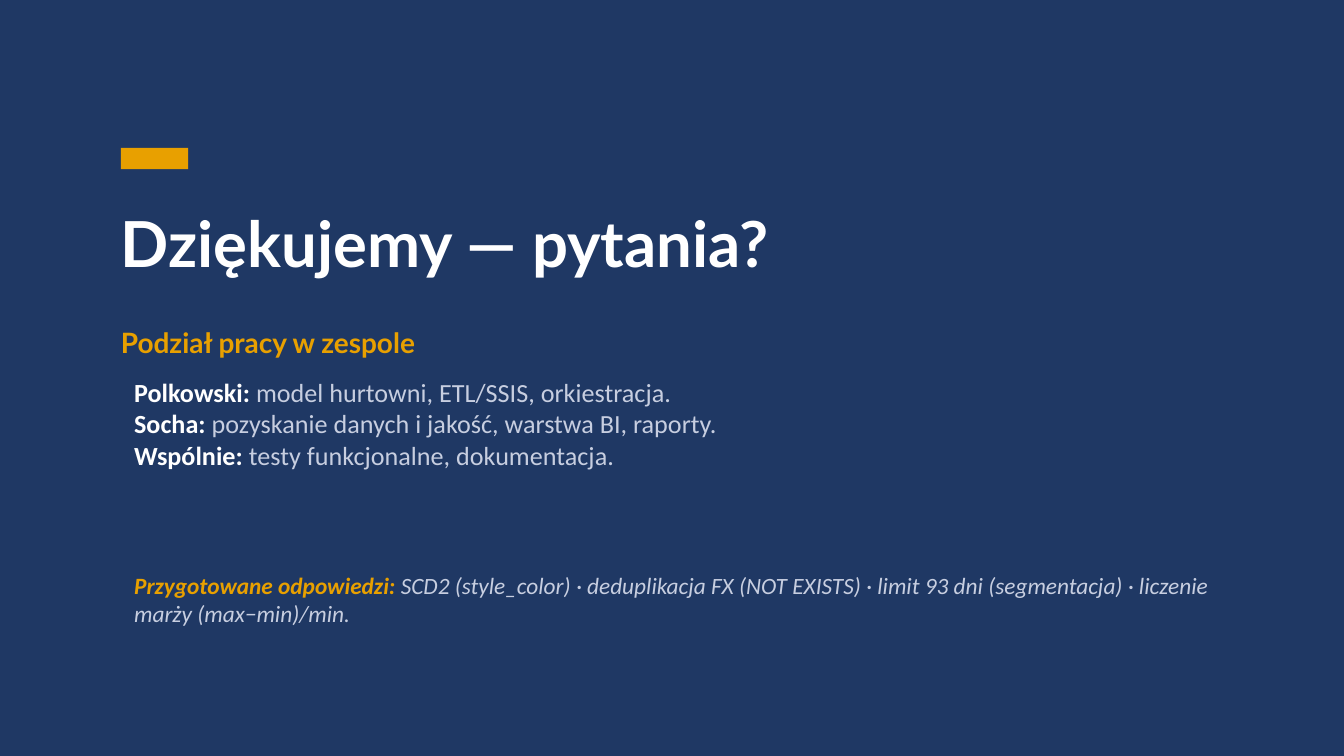
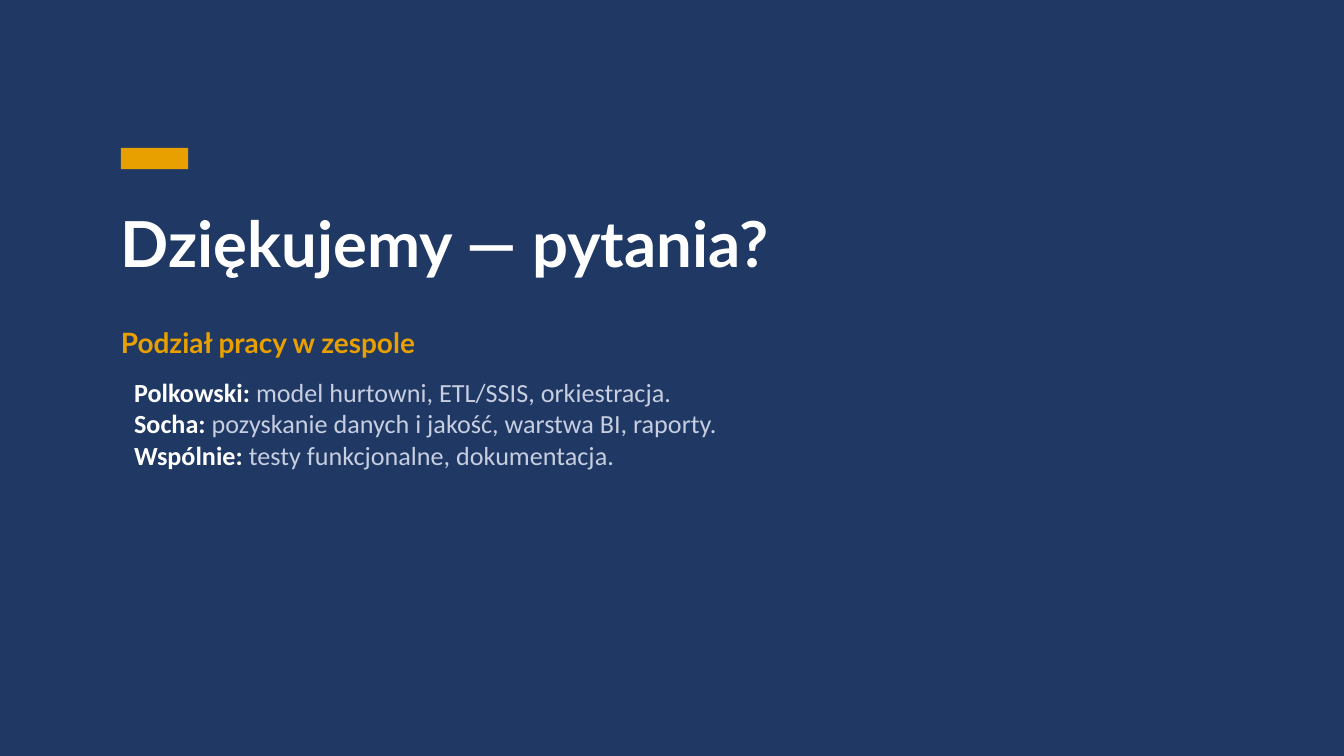
Before and after one commit to Fichey/NFX_Implementation, a slide deck: slide 16 of NFX_Prezentacja.pptx. Drawn at 1344x756 pixels with LibreOffice and Linux fonts; fonts in the diff are those of the drawing. Boxes give left, top, right and bottom in pixels: in the first picture for what was removed or moved away, otherwise in the second. Text is boxed around its words. In the diff, an @@ line names an element or a change of style, - is before the commit and + after.

```diff
--- a/NFX_Prezentacja.pptx
+++ b/NFX_Prezentacja.pptx
@@ text removed at (134,577,1208,626) @@
-Przygotowane odpowiedzi: SCD2 (style_color) · deduplikacja FX (NOT EXISTS) · limit 93 dni (segmentacja) · liczenie marży (max−min)/min.
```
Also in this commit, not shown: 8 other slides changed.
